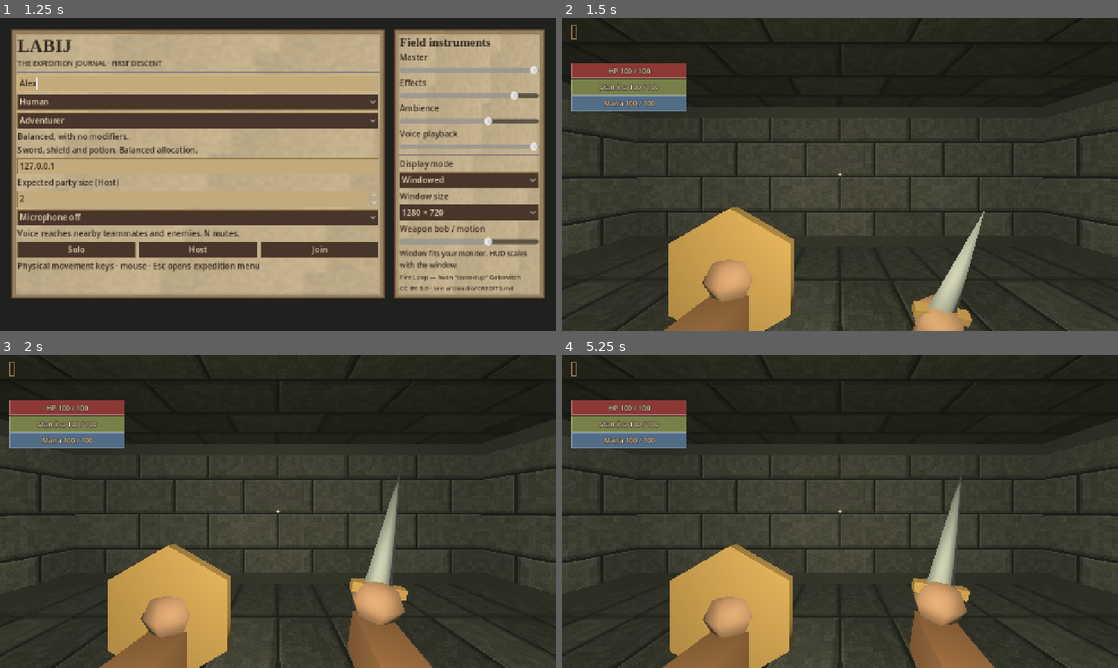
Above: before the commit, frames 1-4 (two rows, left to right).
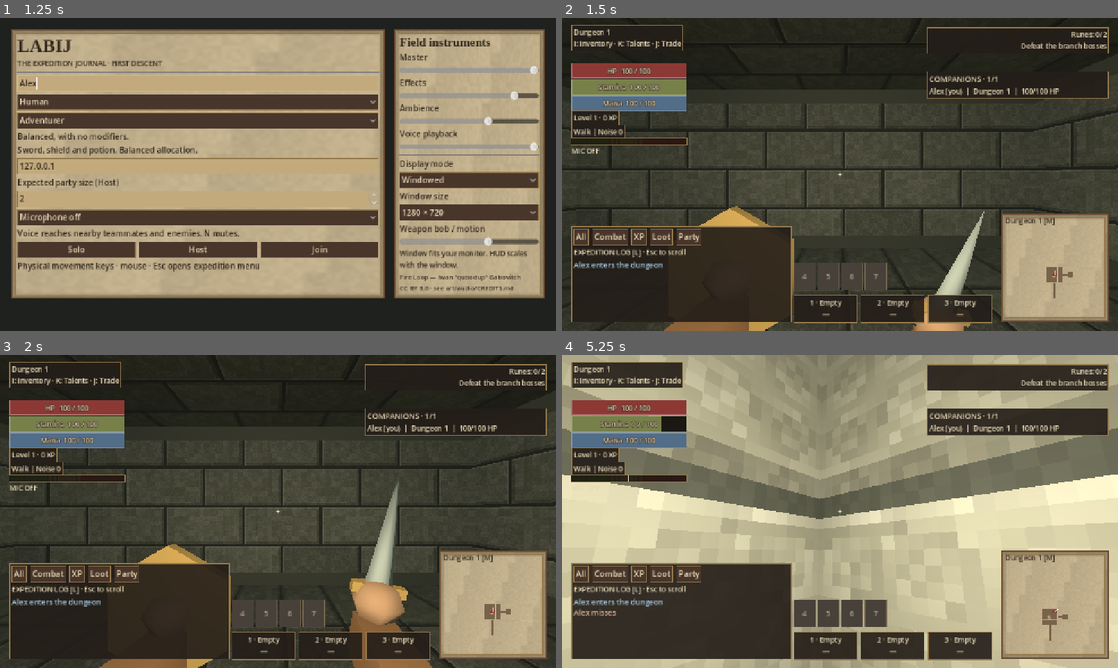
Above: after the commit, the same moments.

Repository: tdonnenfeld/LABIJ
Game: Godot game, scene res://game/main.tscn
Two runs of this game, one before a commit and one after it. Both use one fixed random seed, a clock stepped at 60 frames per second and the inputs below. Sound files missing from this copy of the repository are replaced by a short silence.
Inputs (mouse positions are in pixels of both pictures, inside the frame that each line leads up to):
- Up to frame 1 (1.25 s): click (200, 83) at 0.52 s; type "Alex" at 0.6 s
- Up to frame 2 (1.5 s): click "Solo" at 1.25 s
- Up to frame 3 (2 s): no input
- Up to frame 4 (5.25 s): click (578, 574) at 2 s, where only the run after the commit has a clickable "All"; tap Enter at 2.75 s; move the mouse to (867, 511) at 2.77 s; hold Shift 2.78-3.53 s; hold W from 2.78 s (still down); click (867, 511) at 2.92 s; move the mouse to (812, 511) at 3.52 s; tap 0 at 3.6 s; move the mouse to (851, 505) at 4.27 s; hold Alt 4.28-5.03 s; move the mouse to (834, 517) at 5.02 s; tap Ctrl at 5.1 s; click (834, 517) at 5.17 s

Frame 1 is identical in both runs. In frame 2, 26% of the frame differs, in the area x 0-100%, y 2-100%; in frame 3, 26%; in frame 4, 84%, in the area x 0-100%, y 0-100%.
Error before the commit: Parse Error: Cannot infer the type of "name" variable because the value doesn't have a set type. (res://game/progression/skills_ui.gd:349)

Commit message:
Tighten typed training and equipment display helpers

Diff:
--- a/game/progression/skills_ui.gd
+++ b/game/progression/skills_ui.gd
@@ -32,7 +32,6 @@
 var known_filter: OptionButton
 var bag := Inventory.new()
 var bag_state: Array = []
-var trained_count: Label
 var key_labels: Array[String] = ["1", "2", "3"]
 
 func _ready() -> void:
@@ -266,7 +265,7 @@
 		return
 	clear_rows(training_rows)
 	caption(training_rows, "Ranked by lifetime XP · bars compare training across all schools")
-	var order := range(Skills.TITLES.size())
+	var order: Array = range(Skills.TITLES.size())
 	order.sort_custom(func(a, b): return model.xp[a] > model.xp[b] if model.xp[a] != model.xp[b] else a < b)
 	var maximum := maxf(1.0, model.xp[order[0]])
 	for i in order:
@@ -318,7 +317,7 @@
 		if not model.learned.has(id):
 			continue
 		var active: bool = node[5] == "active"
-		if known_filter.selected == 1 and not active or known_filter.selected == 2 and active:
+		if (known_filter.selected == 1 and not active) or (known_filter.selected == 2 and active):
 			continue
 		count += 1
 		var row := HBoxContainer.new()
@@ -346,10 +345,10 @@
 	caption(equipment_rows, "Currently equipped")
 	for slot in range(Inventory.SLOT_KINDS.size()):
 		var index := bag.slot_index(slot)
-		var name := Inventory.SLOT_KINDS[slot].capitalize()
+		var slot_name: String = Inventory.SLOT_KINDS[slot].capitalize()
 		if slot >= 7:
-			name += " %d" % (slot - 6)
-		caption(equipment_rows, "%s: %s" % [name, "Empty" if index < 0 else Catalog.get_item(bag.items[index]).title])
+			slot_name += " %d" % (slot - 6)
+		caption(equipment_rows, "%s: %s" % [slot_name, "Empty" if index < 0 else Catalog.get_item(bag.items[index]).title])
 	equipment_rows.add_child(HSeparator.new())
 	caption(equipment_rows, "Available equipment in your bag")
 	var count := 0
